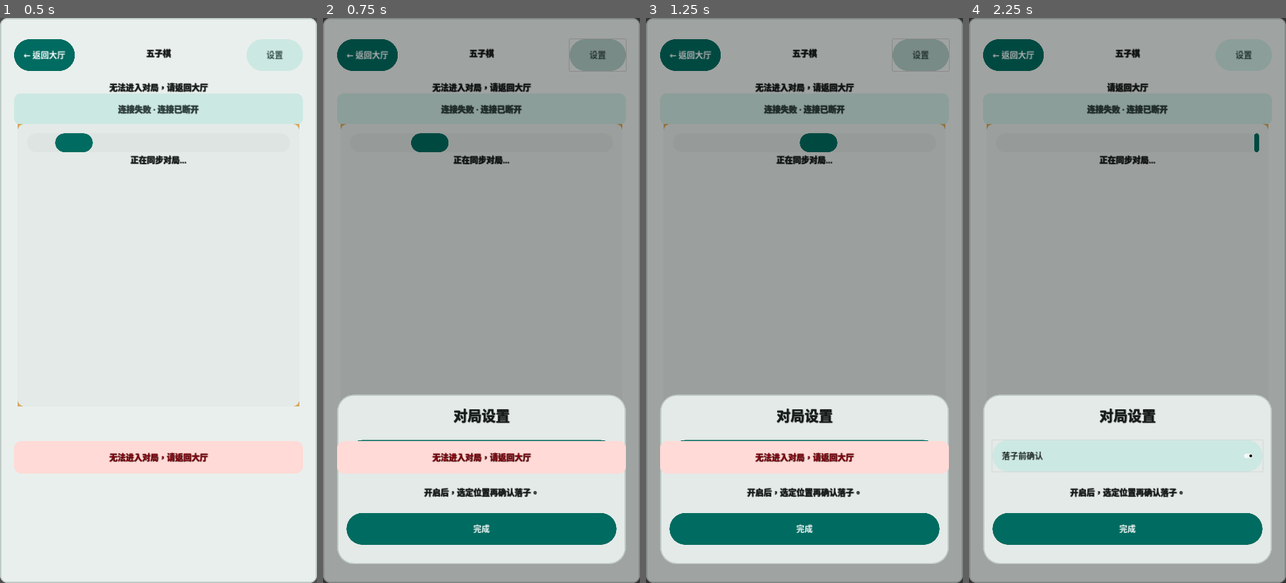
Above: before the commit, frames 1-4 (left to right).
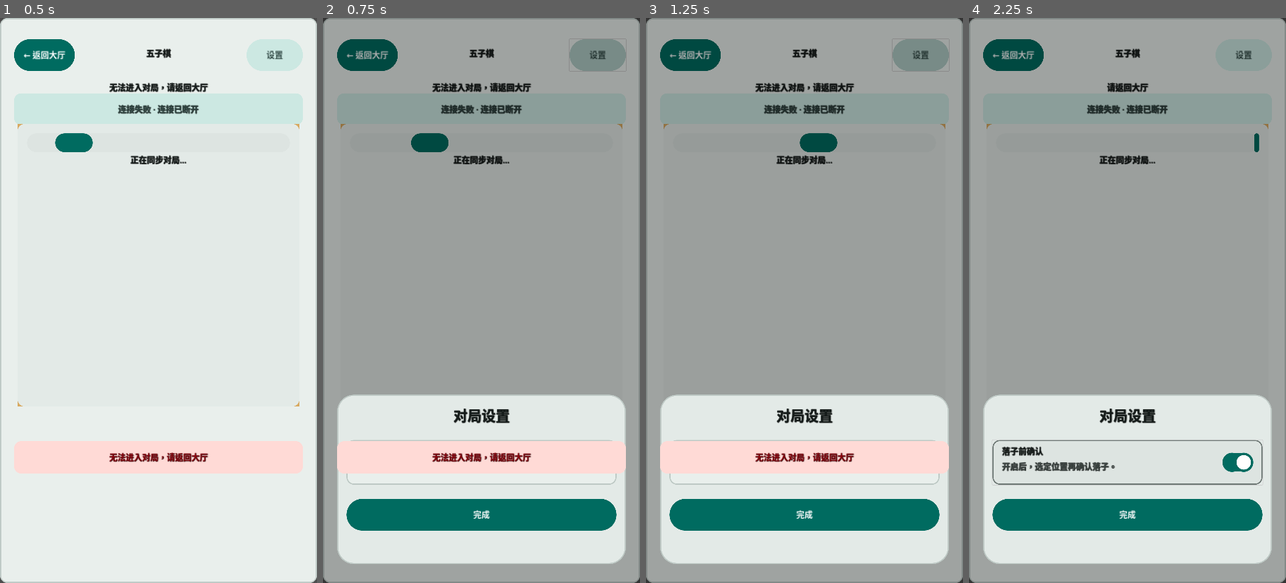
Above: after the commit, the same moments.

Repository: shadowfish07/gamebox
Game: Godot game, scene res://games/gomoku/gomoku_scene.tscn
Same seed, same stepped clock (60 frames per second), same inputs: the game is played once before the commit and once after it. This scene is started directly instead of the project's main scene.
Inputs (mouse positions are in pixels of both pictures, inside the frame that each line leads up to; where the layout moved, square brackets give the same spot in the first picture):
- Up to frame 1 (0.5 s): no input
- Up to frame 2 (0.75 s): click "设置" at 0.5 s
- Up to frame 3 (1.25 s): no input
- Up to frame 4 (2.25 s): click (1127, 464) [1127, 458] at 1.25 s; click "← 返回大厅" at 2 s

Frame 1 is identical in both runs. In frame 2, 5.2% of the frame differs, in the area x 7-93%, y 74-94%; in frame 3, 5.2%; in frame 4, 6.4%.

Commit message:
fix(gomoku): clarify move confirmation switch

Diff:
--- a/game_runtime/design_system/gamebox_theme.gd
+++ b/game_runtime/design_system/gamebox_theme.gd
@@ -63,7 +63,12 @@
 	theme.set_type_variation("GameboxSettingsContent", "VBoxContainer")
 	theme.set_type_variation("GameboxMoveConfirmationContent", "VBoxContainer")
 	theme.set_type_variation("GameboxMoveConfirmationActions", "HBoxContainer")
-	theme.set_type_variation("GameboxSettingsToggle", "CheckButton")
+	theme.set_type_variation("GameboxSettingsRow", "Button")
+	theme.set_type_variation("GameboxSettingsRowContent", "HBoxContainer")
+	theme.set_type_variation("GameboxSettingsLabels", "VBoxContainer")
+	theme.set_type_variation("GameboxSettingsTitle", "Label")
+	theme.set_type_variation("GameboxSettingsDescription", "Label")
+	theme.set_type_variation("GameboxSwitchVisual", "Control")
 	theme.set_stylebox("panel", "GameboxConnectionBanner", _style_box(colors["secondary_container"], card_radius))
 	theme.set_stylebox("panel", "GameboxSnackbar", _style_box(colors["inverse_surface"], card_radius))
 	theme.set_stylebox("panel", "GameboxSnackbarError", _style_box(colors["error_container"], card_radius))
@@ -92,10 +97,21 @@
 	theme.set_constant("separation", "GameboxSettingsContent", _scaled(GameboxTokens.SPACING["section"]))
 	theme.set_constant("separation", "GameboxMoveConfirmationContent", _scaled(GameboxTokens.SPACING["layout"]))
 	theme.set_constant("separation", "GameboxMoveConfirmationActions", _scaled(GameboxTokens.SPACING["layout"]))
-	theme.set_color("font_color", "GameboxSettingsToggle", colors["on_surface"])
-	theme.set_color("font_hover_color", "GameboxSettingsToggle", colors["on_surface"])
-	theme.set_color("font_pressed_color", "GameboxSettingsToggle", colors["on_surface"])
-	theme.set_font_size("font_size", "GameboxSettingsToggle", label_size)
+	theme.set_stylebox("normal", "GameboxSettingsRow", _style_box(colors["surface_container"], card_radius, colors["outline_variant"]))
+	theme.set_stylebox("hover", "GameboxSettingsRow", _style_box(colors["surface_container_high"], card_radius, colors["outline_variant"]))
+	theme.set_stylebox("pressed", "GameboxSettingsRow", _style_box(colors["surface_container_highest"], card_radius, colors["outline"]))
+	theme.set_stylebox("hover_pressed", "GameboxSettingsRow", _style_box(colors["surface_container_highest"], card_radius, colors["outline"]))
+	theme.set_stylebox("disabled", "GameboxSettingsRow", _style_box(colors["surface_dim"], card_radius, colors["outline_variant"]))
+	theme.set_color("font_color", "GameboxSettingsTitle", colors["on_surface"])
+	theme.set_font_size("font_size", "GameboxSettingsTitle", label_size)
+	theme.set_color("font_color", "GameboxSettingsDescription", colors["on_surface_variant"])
+	theme.set_font_size("font_size", "GameboxSettingsDescription", body_size)
+	theme.set_constant("separation", "GameboxSettingsRowContent", _scaled(GameboxTokens.SPACING["layout"]))
+	theme.set_constant("separation", "GameboxSettingsLabels", _scaled(GameboxTokens.SPACING["base"]))
+	theme.set_color("track_off", "GameboxSwitchVisual", colors["surface_container_highest"])
+	theme.set_color("track_on", "GameboxSwitchVisual", colors["primary"])
+	theme.set_color("thumb_off", "GameboxSwitchVisual", colors["on_surface_variant"])
+	theme.set_color("thumb_on", "GameboxSwitchVisual", colors["on_primary"])
 	return theme
 
 
--- a/game_runtime/games/gomoku/gomoku_controller.gd
+++ b/game_runtime/games/gomoku/gomoku_controller.gd
@@ -203,7 +203,7 @@
 
 
 func _on_settings_pressed() -> void:
-	var toggle := $SettingsSheet/Sheet/Content/MoveConfirmationToggle as CheckButton
+	var toggle := $SettingsSheet/Sheet/Content/MoveConfirmationToggle as BaseButton
 	toggle.set_pressed_no_signal(_confirm_move_enabled)
 	$SettingsSheet.visible = true
 	print("GAMEBOX_SETTINGS_SHEET visible=true")
@@ -219,7 +219,7 @@
 
 
 func _on_move_confirmation_toggled(enabled: bool) -> void:
-	var toggle := $SettingsSheet/Sheet/Content/MoveConfirmationToggle as CheckButton
+	var toggle := $SettingsSheet/Sheet/Content/MoveConfirmationToggle as BaseButton
 	if not _preferences_store.save_confirm_move(enabled):
 		toggle.set_pressed_no_signal(_confirm_move_enabled)
 		_error_text = "设置保存失败，请重试"
--- a/game_runtime/games/gomoku/gomoku_scene.tscn
+++ b/game_runtime/games/gomoku/gomoku_scene.tscn
@@ -8,6 +8,7 @@
 [ext_resource type="PackedScene" path="res://design_system/components/gamebox_confirmation_dialog.tscn" id="6_confirmation"]
 [ext_resource type="PackedScene" path="res://design_system/components/gamebox_loading_overlay.tscn" id="7_loading"]
 [ext_resource type="PackedScene" path="res://design_system/components/gamebox_result_panel.tscn" id="8_result"]
+[ext_resource type="Script" path="res://games/gomoku/gomoku_switch_visual.gd" id="9_switch"]
 
 [node name="Gomoku" type="Control"]
 layout_mode = 3
@@ -195,17 +196,51 @@
 text = "对局设置"
 horizontal_alignment = 1
 
-[node name="MoveConfirmationToggle" type="CheckButton" parent="SettingsSheet/Sheet/Content"]
-custom_minimum_size = Vector2(0, 104)
-layout_mode = 2
-theme_type_variation = &"GameboxSettingsToggle"
+[node name="MoveConfirmationToggle" type="Button" parent="SettingsSheet/Sheet/Content"]
+custom_minimum_size = Vector2(0, 152)
+layout_mode = 2
+theme_type_variation = &"GameboxSettingsRow"
+toggle_mode = true
+
+[node name="Content" type="HBoxContainer" parent="SettingsSheet/Sheet/Content/MoveConfirmationToggle"]
+layout_mode = 1
+anchors_preset = 15
+anchor_right = 1.0
+anchor_bottom = 1.0
+offset_left = 32.0
+offset_top = 16.0
+offset_right = -32.0
+offset_bottom = -16.0
+grow_horizontal = 2
+grow_vertical = 2
+mouse_filter = 2
+theme_type_variation = &"GameboxSettingsRowContent"
+
+[node name="Labels" type="VBoxContainer" parent="SettingsSheet/Sheet/Content/MoveConfirmationToggle/Content"]
+layout_mode = 2
+size_flags_horizontal = 3
+mouse_filter = 2
+theme_type_variation = &"GameboxSettingsLabels"
+
+[node name="Title" type="Label" parent="SettingsSheet/Sheet/Content/MoveConfirmationToggle/Content/Labels"]
+layout_mode = 2
+mouse_filter = 2
+theme_type_variation = &"GameboxSettingsTitle"
 text = "落子前确认"
 
-[node name="Description" type="Label" parent="SettingsSheet/Sheet/Content"]
-layout_mode = 2
+[node name="Description" type="Label" parent="SettingsSheet/Sheet/Content/MoveConfirmationToggle/Content/Labels"]
+layout_mode = 2
+mouse_filter = 2
+theme_type_variation = &"GameboxSettingsDescription"
 text = "开启后，选定位置再确认落子。"
-horizontal_alignment = 1
 autowrap_mode = 2
+
+[node name="SwitchVisual" type="Control" parent="SettingsSheet/Sheet/Content/MoveConfirmationToggle/Content"]
+custom_minimum_size = Vector2(104, 64)
+layout_mode = 2
+mouse_filter = 2
+theme_type_variation = &"GameboxSwitchVisual"
+script = ExtResource("9_switch")
 
 [node name="DoneButton" type="Button" parent="SettingsSheet/Sheet/Content"]
 custom_minimum_size = Vector2(0, 96)
--- /dev/null
+++ b/game_runtime/games/gomoku/gomoku_switch_visual.gd
@@ -0,0 +1,60 @@
+extends Control
+
+const GameboxTokens = preload("res://design_system/generated/gamebox_tokens.gd")
+const LOGICAL_SCALE := 2.0
+
+
+func _ready() -> void:
+	var toggle := _toggle()
+	if toggle != null and not toggle.toggled.is_connected(_on_toggled):
+		toggle.toggled.connect(_on_toggled)
+	queue_redraw()
+
+
+func _notification(what: int) -> void:
+	if what == NOTIFICATION_RESIZED or what == NOTIFICATION_THEME_CHANGED:
+		queue_redraw()
+
+
+func _draw() -> void:
+	var toggle := _toggle()
+	if toggle == null:
+		return
+	var track_size := Vector2(
+		_scaled(GameboxTokens.SPACING["section"] * 2.0 + GameboxTokens.SPACING["base"]),
+		_scaled(GameboxTokens.SPACING["large"])
+	)
+	var track_position := (size - track_size) * 0.5
+	var track_radius := track_size.y * 0.5
+	var track_color_name := "track_on" if toggle.button_pressed else "track_off"
+	_draw_capsule(Rect2(track_position, track_size), get_theme_color(track_color_name, "GameboxSwitchVisual"))
+
+	var thumb_radius := _scaled(GameboxTokens.SPACING["compact"])
+	var thumb_x := track_position.x + (track_size.x - track_radius if toggle.button_pressed else track_radius)
+	var thumb_center := Vector2(thumb_x, track_position.y + track_radius)
+	var thumb_color_name := "thumb_on" if toggle.button_pressed else "thumb_off"
+	draw_circle(thumb_center, thumb_radius, get_theme_color(thumb_color_name, "GameboxSwitchVisual"), true, -1.0, true)
+
+
+func _draw_capsule(rect: Rect2, color: Color) -> void:
+	var radius := rect.size.y * 0.5
+	draw_rect(Rect2(rect.position + Vector2(radius, 0.0), Vector2(rect.size.x - radius * 2.0, rect.size.y)), color, true)
+	draw_circle(rect.position + Vector2(radius, radius), radius, color, true, -1.0, true)
+	draw_circle(rect.position + Vector2(rect.size.x - radius, radius), radius, color, true, -1.0, true)
+
+
+func _toggle() -> BaseButton:
+	var parent := get_parent()
+	while parent != null:
+		if parent is BaseButton:
+			return parent as BaseButton
+		parent = parent.get_parent()
+	return null
+
+
+func _on_toggled(_enabled: bool) -> void:
+	queue_redraw()
+
+
+static func _scaled(value: Variant) -> float:
+	return float(value) * LOGICAL_SCALE
--- a/game_runtime/test/test_gomoku_scene.gd
+++ b/game_runtime/test/test_gomoku_scene.gd
@@ -4,6 +4,7 @@
 const GomokuState = preload("res://games/gomoku/gomoku_state.gd")
 const MatchClient = preload("res://core/match_client.gd")
 const Protocol = preload("res://core/protocol.gd")
+const GameboxTokens = preload("res://design_system/generated/gamebox_tokens.gd")
 
 const MATCH_ID := "11111111-1111-4111-8111-111111111111"
 const BLACK_ID := "22222222-2222-4222-8222-222222222222"
@@ -510,17 +511,36 @@
 			return _cleanup(scene)
 	var settings_button := scene.get_node("SettingsButton") as Button
 	var settings_sheet := scene.get_node("SettingsSheet") as Control
+	var settings_toggle := scene.get_node("SettingsSheet/Sheet/Content/MoveConfirmationToggle") as BaseButton
 	var confirmation_bar := scene.get_node("MoveConfirmationBar") as Control
 	var cancel_button := scene.get_node("MoveConfirmationBar/Content/Actions/CancelButton") as Button
 	var confirm_button := scene.get_node("MoveConfirmationBar/Content/Actions/ConfirmButton") as Button
 	var board := scene.get_node("Board") as Control
+	if not _check(settings_toggle.has_node("Content/Labels/Title"), "settings toggle title is not laid out independently") \
+		or not _check(settings_toggle.has_node("Content/Labels/Description"), "settings toggle description is not laid out independently") \
+		or not _check(settings_toggle.has_node("Content/SwitchVisual"), "settings toggle has no explicit switch visual") \
+		or not _check(not settings_sheet.visible, "settings sheet is visible by default"):
+		return _cleanup(scene)
+	scene._on_settings_pressed()
+	var tree := Engine.get_main_loop() as SceneTree
+	await tree.process_frame
+	await tree.process_frame
+	var colors: Dictionary = GameboxTokens.LIGHT
+	var toggle_style := settings_toggle.get_theme_stylebox("normal") as StyleBoxFlat
+	var toggle_content := settings_toggle.get_node("Content") as Control
+	var switch_visual := settings_toggle.get_node("Content/SwitchVisual") as Control
 	var result := _check(not scene.has_node("MoveConfirmationDialog"), "ordinary move confirmation still uses a Dialog") \
 		and _check(settings_button.text == "设置", "settings action copy changed") \
 		and _check(settings_button.custom_minimum_size.x >= 192.0 and settings_button.custom_minimum_size.y >= 96.0, "settings target is below 48dp") \
+		and _check(settings_toggle.toggle_mode, "settings row is not a toggle button") \
+		and _check(settings_toggle.custom_minimum_size.y >= 128.0, "settings row is too cramped for title, description, and switch") \
+		and _check(toggle_style != null and toggle_style.bg_color == colors["surface_container"], "settings row does not use a neutral semantic surface") \
+		and _check(toggle_content.position.x >= 32.0 and toggle_content.size.x <= settings_toggle.size.x - 64.0, "settings row content does not preserve 16dp horizontal padding: row=%s content=%s" % [settings_toggle.get_rect(), toggle_content.get_rect()]) \
+		and _check(switch_visual.custom_minimum_size.x >= 96.0 and switch_visual.custom_minimum_size.y >= 64.0, "switch visual is too small to distinguish its state") \
 		and _check(cancel_button.custom_minimum_size.y >= 96.0 and confirm_button.custom_minimum_size.y >= 96.0, "confirmation actions are below 48dp") \
-		and _check(not settings_sheet.visible, "settings sheet is visible by default") \
 		and _check(not confirmation_bar.visible, "confirmation bar is visible without a selection") \
 		and _check(not confirmation_bar.get_rect().intersects(board.get_rect()), "confirmation bar obscures the board")
+	scene._on_settings_done_pressed()
 	return _cleanup(scene, result)
 
 
@@ -528,7 +548,7 @@
 	var preferences := FakePreferences.new(false)
 	var harness: Dictionary = await _scene_harness(BLACK_ID, preferences)
 	var scene: Control = harness["scene"]
-	var toggle := scene.get_node("SettingsSheet/Sheet/Content/MoveConfirmationToggle") as CheckButton
+	var toggle := scene.get_node("SettingsSheet/Sheet/Content/MoveConfirmationToggle") as BaseButton
 	scene._on_settings_pressed()
 	if not _check(scene.get_node("SettingsSheet").visible, "settings action did not open the bottom sheet") \
 		or not _check(not toggle.button_pressed, "settings sheet ignored the saved direct-move value"):
@@ -548,7 +568,7 @@
 	var scene: Control = harness["scene"]
 	scene._on_settings_pressed()
 	scene._on_move_confirmation_toggled(true)
-	var toggle := scene.get_node("SettingsSheet/Sheet/Content/MoveConfirmationToggle") as CheckButton
+	var toggle := scene.get_node("SettingsSheet/Sheet/Content/MoveConfirmationToggle") as BaseButton
 	var result := _check(not toggle.button_pressed, "failed save left an unsaved enabled toggle") \
 		and _check(_error_visible(scene) and _error(scene) == "设置保存失败，请重试", "failed save did not offer retry guidance") \
 		and _check(scene.get_node("ErrorLabel").z_index > scene.get_node("SettingsSheet").z_index, "settings sheet obscures the save failure Snackbar")
Not shown: 1 places in game_runtime/games/gomoku/gomoku_scene.tscn that only renumber resources
